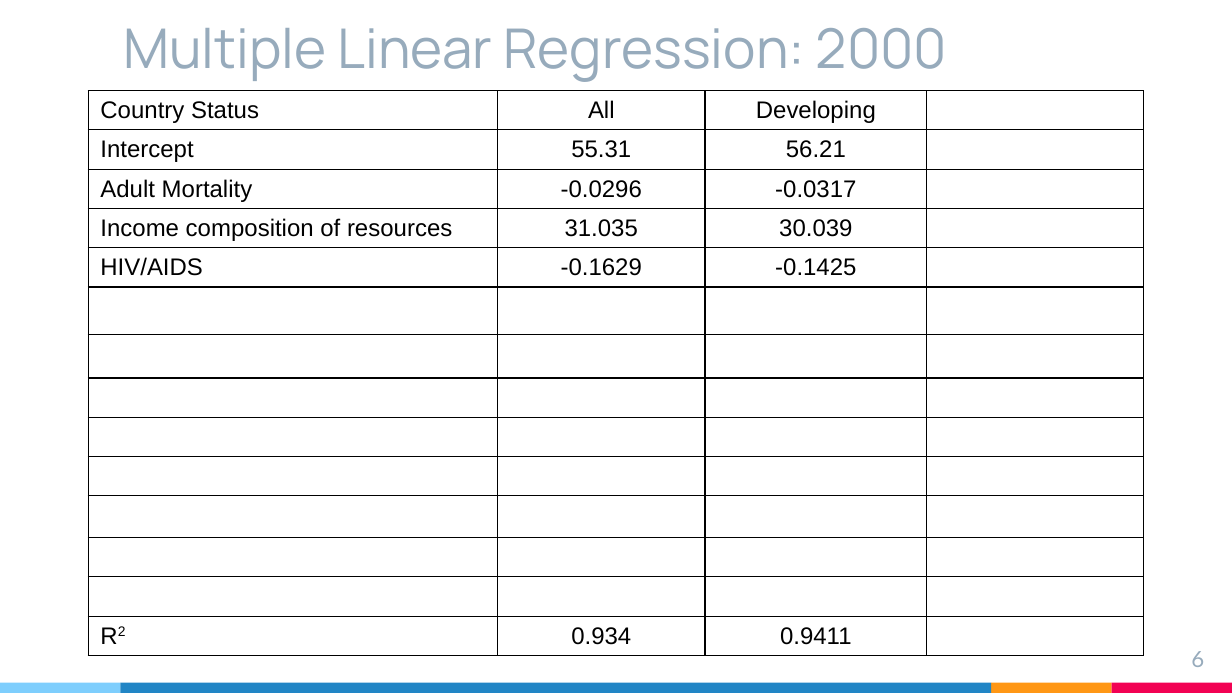
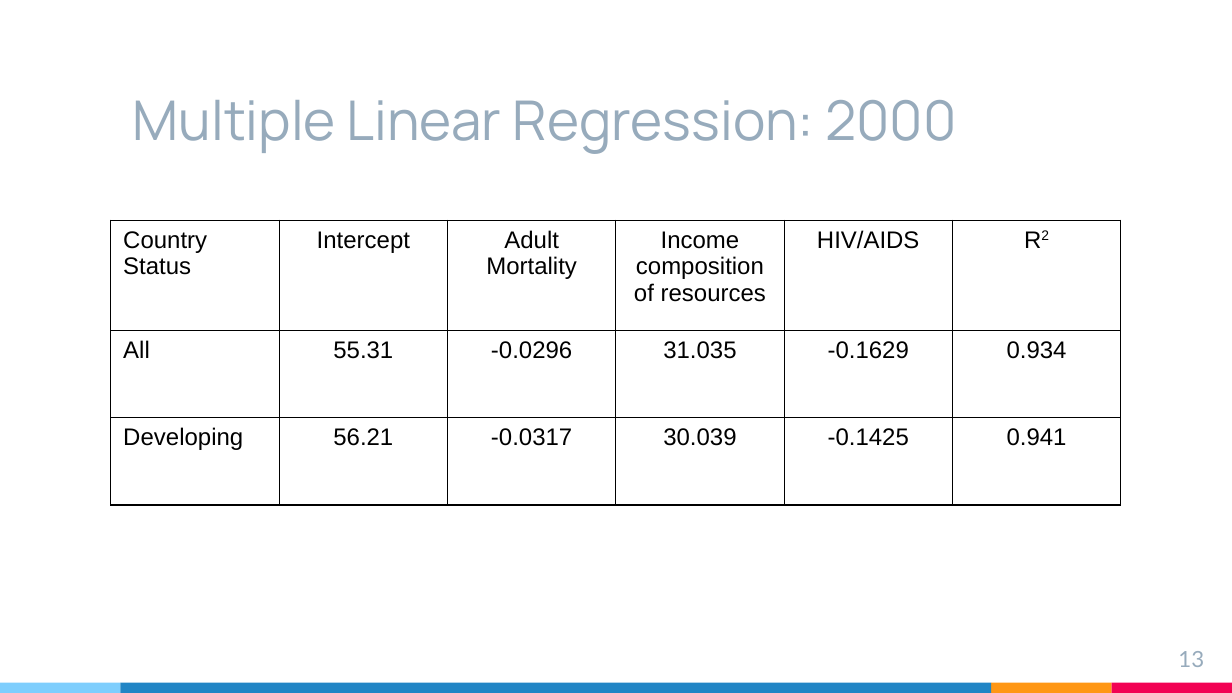
Before and after one commit to rsandbe1/R_project, a slide deck: slide 13 of R_project_presentation.pptx (slide 6 before the commit). Drawn at 1232x693 pixels with LibreOffice and Linux fonts; fonts in the diff are those of the drawing. Boxes give left, top, right and bottom in pixels: in the first picture for what was removed or moved away, otherwise in the second. Text is boxed around its words. In the diff, an @@ line names an element or a change of style, - is before the commit and + after.

Commit message:
Regression analyses fixed for zero values

```diff
--- a/R_project_presentation.pptx
+++ b/R_project_presentation.pptx
@@ text "Multiple Linear Regression: 2000": place and size @@
-text "Multiple Linear Regression: 2000" at (123,28,947,82)
+text "Multiple Linear Regression: 2000" at (133,100,956,154)
@@ table at (111,221,1124,505) @@
-Country Status | All | Developing | 
-Intercept | 55.31 | 56.21 | 
-Adult Mortality | -0.0296 | -0.0317 | 
-Income composition of resources | 31.035 | 30.039 | 
-HIV/AIDS | -0.1629 | -0.1425 | 
- |  |  | 
- |  |  | 
- |  |  | 
- |  |  | 
- |  |  | 
- |  |  | 
- |  |  | 
- |  |  | 
-R2 | 0.934 | 0.9411 | 
+Country Status | Intercept | Adult Mortality | Income composition of resources | HIV/AIDS | R2
+All | 55.31 | -0.0296 | 31.035 | -0.1629 | 0.934
+Developing | 56.21 | -0.0317 | 30.039 | -0.1425 | 0.941
@@ table: place and size @@
-table at (89,91,1143,675)
+table at (111,221,1124,505)
@@ page number at (1178,651,1204,667): text changed @@
-6
+13
```
Also in this commit, not shown: 2 other slides changed, 14 slides added, 23 slides removed, 19 other files.
